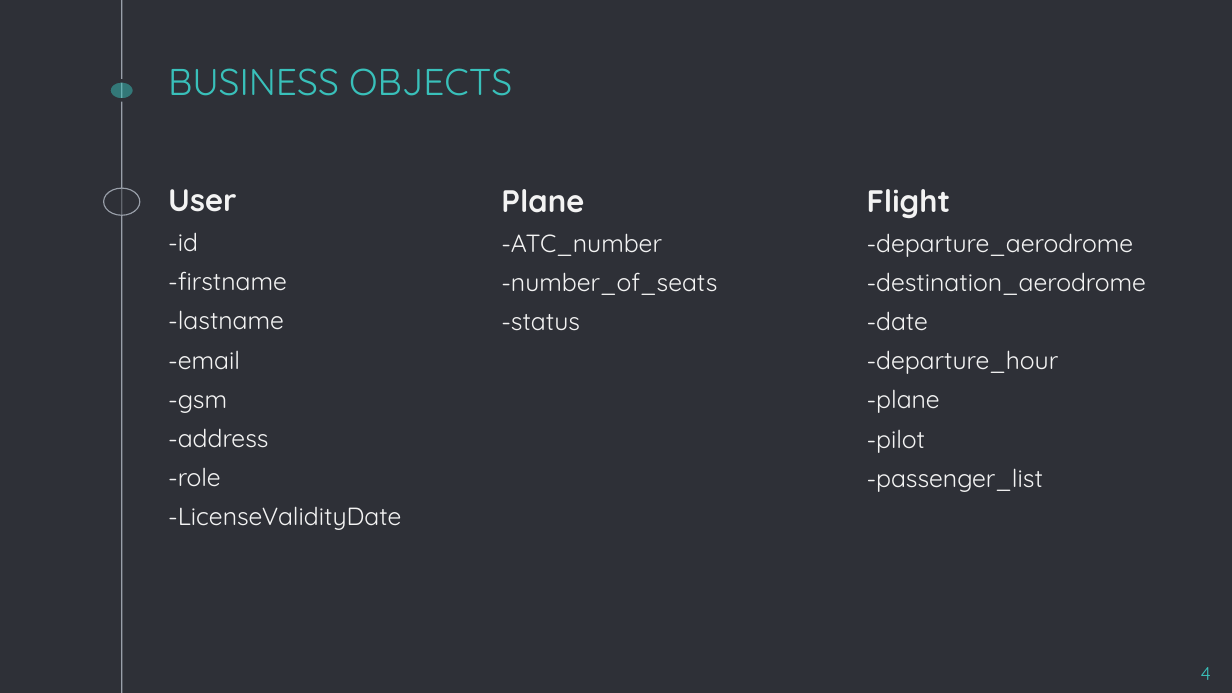
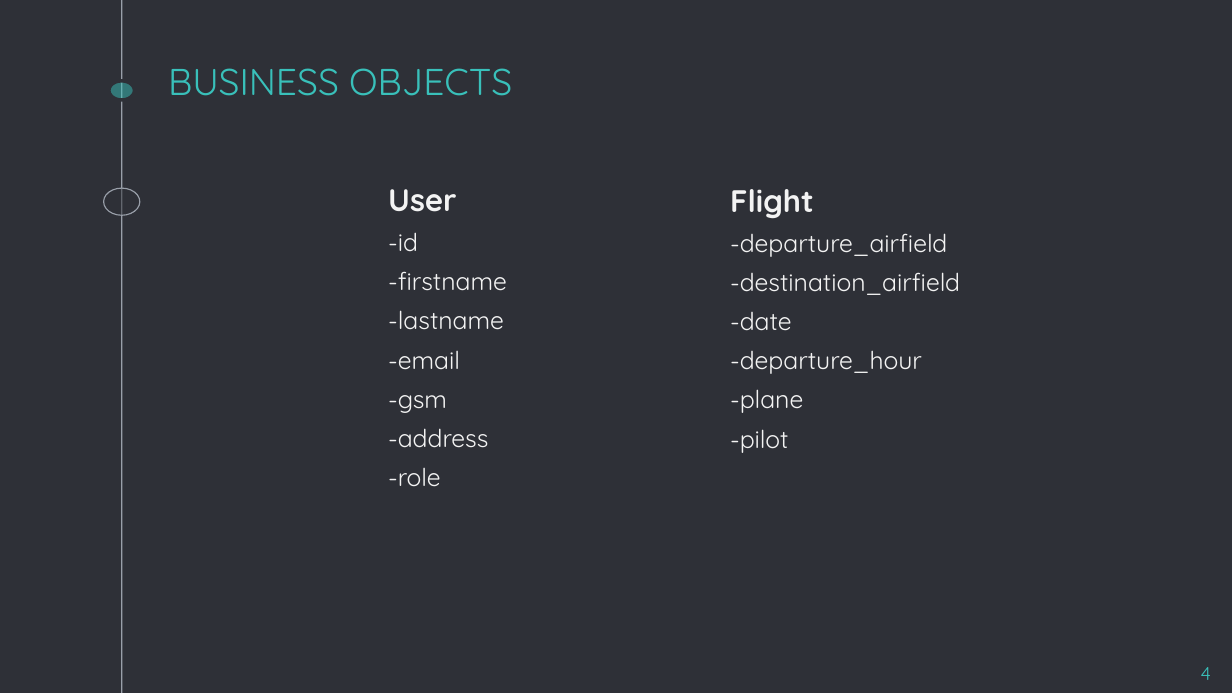
Before and after one commit to andressito/ProjetGLA2019, a slide deck: slide 4 of Projet/Rapport/TD5_GL_G1.odp. Drawn at 1232x693 pixels with LibreOffice and Linux fonts; fonts in the diff are those of the drawing. Boxes give left, top, right and bottom in pixels: in the first picture for what was removed or moved away, otherwise in the second. Text is boxed around its words. In the diff, an @@ line names an element or a change of style, - is before the commit and + after.

```diff
--- a/Projet/Rapport/TD5_GL_G1.odp
+++ b/Projet/Rapport/TD5_GL_G1.odp
@@ text "User": place and size @@
-text "User" at bbox=[168, 189, 401, 530]
+text "User" at bbox=[388, 189, 507, 487]
@@ text "Flight": place and size @@
-text "Flight" at bbox=[867, 189, 1146, 492]
+text "Flight" at bbox=[730, 189, 960, 453]
@@ text removed at bbox=[501, 189, 717, 331] @@
-Plane
--ATC_number
--number_of_seats
--status
@@ text at bbox=[730, 233, 960, 295]: text changed @@
--departure_aerodrome
--destination_aerodrome
+-departure_airfield
+-destination_airfield
@@ text at bbox=[867, 468, 1043, 492]: paragraph removed @@
--passenger_list
@@ text at bbox=[168, 506, 401, 530]: paragraph removed @@
--LicenseValidityDate
```
Also in this commit, not shown: 6 other slides changed, 1 slide added, 13 slides removed, 1 other file.
